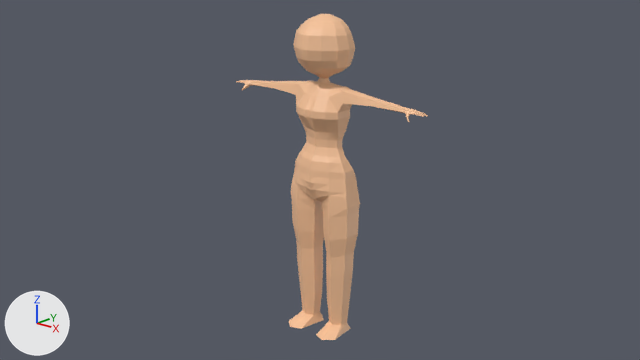
Before and after pictures for a commit that changed the Blender file Low_poly human/LP-Human.blend.
The view is the same before and after, from the file's camera 'Camera'. The axes (+X, +Y, +Z) are drawn at lower left. The lights are the same throughout.
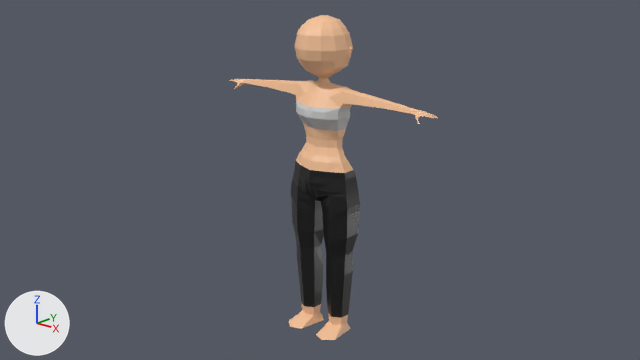
Where the change shows, as pixel boxes [x1, y1, x2, y2] in the pictures (640 x 360 px; the box of a moved part takes in the faces that stretch with it):
'Cylinder', reshaped (9% wider)
    before: [236, 14, 428, 340]
    after: [229, 15, 438, 340]
part 1 of me_cylinder, moved or reshaped
    before: [236, 14, 428, 137]
    after: [229, 15, 438, 137]
part 2 of me_cylinder, built on
    both: [297, 260, 353, 325]
part 3 of me_cylinder, built on
    before: [294, 161, 346, 186]
    after: [294, 161, 356, 186]
part 4 of me_cylinder, recoloured
    both: [296, 105, 350, 127]
part 5 of me_cylinder, recoloured
    both: [291, 173, 360, 278]

What the commit changed:
Material 'Band' (mat_band) is new.
Its base color is (0.626, 0.626, 0.626) (light grey #cfcfcf).
Its roughness is 0.786.
Material 'Black' (mat_black) is new.
Its base color is (0.00533, 0.00533, 0.00533) (black #101010).
Its roughness is 0.386.
me_cylinder is used by ob_cylinder; location (0.0, 0.0, 0.049); scale (0.275, 0.275, 0.243).
me_cylinder had 402 vertices, 388 faces and spanned x 0.0..2.82, y -0.72..0.66, z -0.01..8.47.
me_cylinder now has 484 vertices, 468 faces and spans x 0.0..3.07, y -0.74..0.61, z -0.01..8.44.
me_cylinder part 1: 148 vertices moved from x 0.0..2.79, y -0.72..0.66, z 5.55..8.47 to x 0.0..3.04, y -0.74..0.61, z 5.61..8.44; 59 vertices removed from x 0.0..2.82, y -0.52..0.06, z 6.13..8.47; 121 vertices added at x 0.0..3.07, y -0.53..0.37, z 6.13..8.44.
me_cylinder part 2: 1 vertex moved from x 0.44, y -0.27, z 0.86 to x 0.43, y -0.24, z 0.46; 3 vertices removed from x 0.19..0.68, y -0.13..0.28, z 0.86..0.95; 15 vertices added at x 0.19..0.68, y -0.28..0.29, z 0.46..0.95.
me_cylinder part 3: 2 vertices removed from x 0.44, y -0.37..0.38, z 4.39; 10 vertices added at x 0.0..0.76, y -0.51..0.46, z 4.39..4.57.
me_cylinder part 4: 13 faces spanning x 0.0..0.62, y -0.55..0.37, z 5.61..6.13 switch from mat_material_001 (beige #fac59a) to mat_band (light grey #cfcfcf).
me_cylinder part 5: 49 faces spanning x 0.0..0.88, y -0.53..0.54, z 1.64..4.39 switch from mat_material_001 (beige #fac59a) to mat_black (black #101010).
